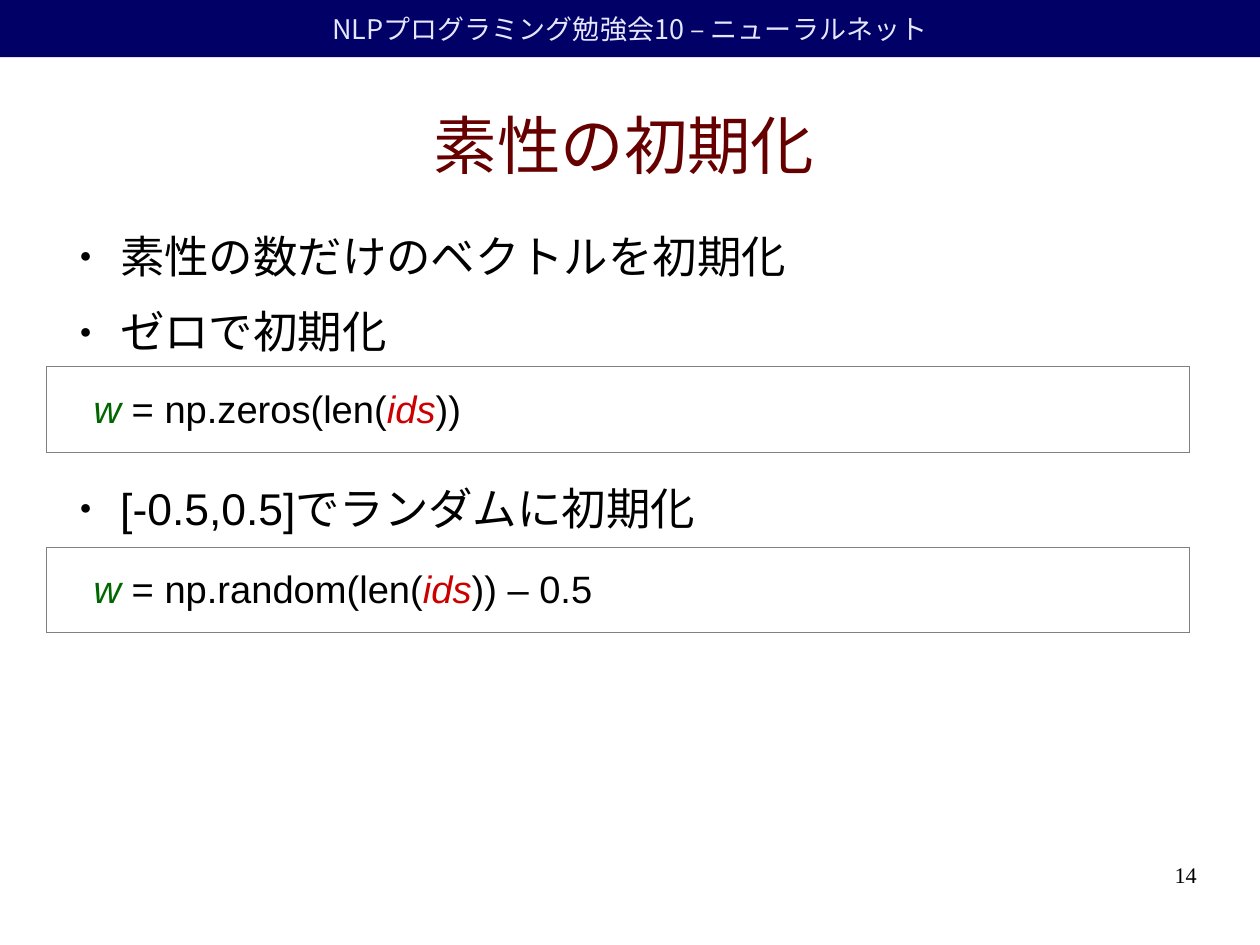
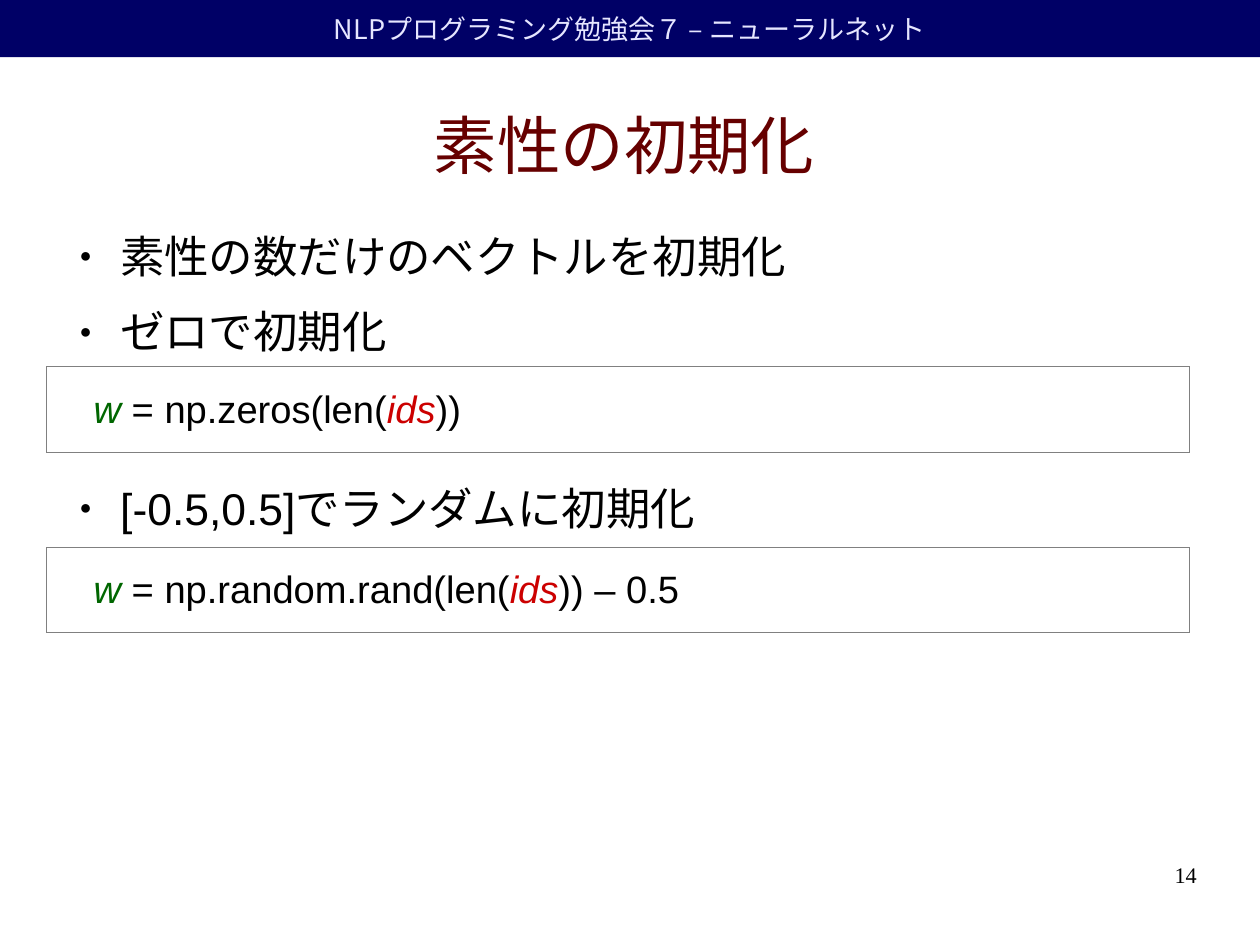
Before and after one commit to duffrind/nlppractice, a slide deck: slide 14 of download/07-nn/nlp-programming-ja-07-nn.odp. Drawn at 1260x945 pixels with LibreOffice and Linux fonts; fonts in the diff are those of the drawing; background and template pictures are left out. Boxes give left, top, right and bottom in pixels: in the first picture for what was removed or moved away, otherwise in the second. Text is boxed around its words. In the diff, an @@ line names an element or a change of style, - is before the commit and + after.

```diff
--- a/download/07-nn/nlp-programming-ja-07-nn.odp
+++ b/download/07-nn/nlp-programming-ja-07-nn.odp
@@ text in rectangle at box(334, 16, 925, 41): text changed @@
-NLPプログラミング勉強会10 – ニューラルネット
+NLPプログラミング勉強会７ – ニューラルネット
@@ text at box(94, 575, 679, 611): text changed @@
-w = np.random(len(ids)) – 0.5
+w = np.random.rand(len(ids)) – 0.5
```
Also in this commit, not shown: 33 other slides changed, 7 slides added, 1 slide removed, 3 other files.
